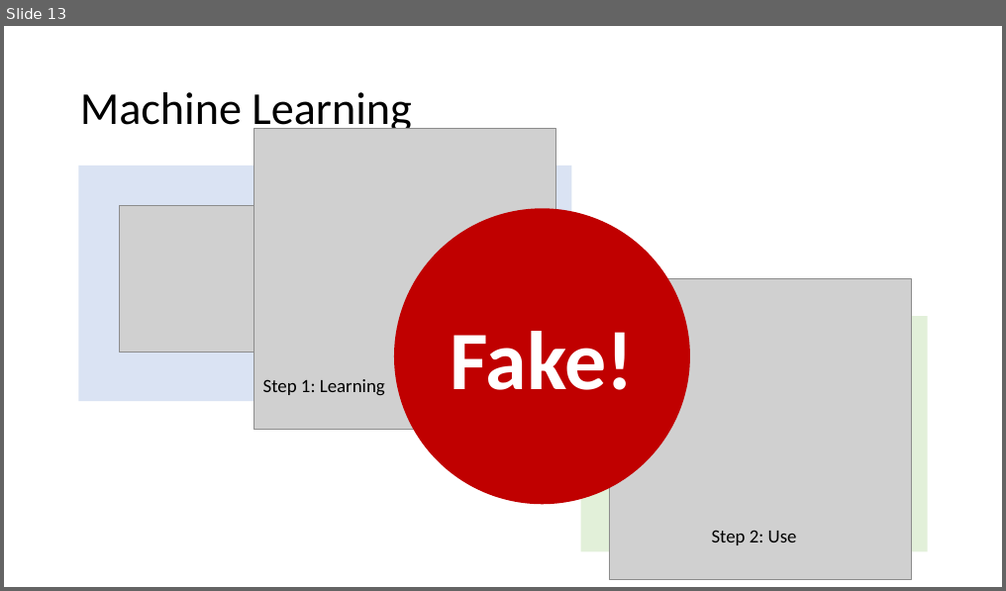
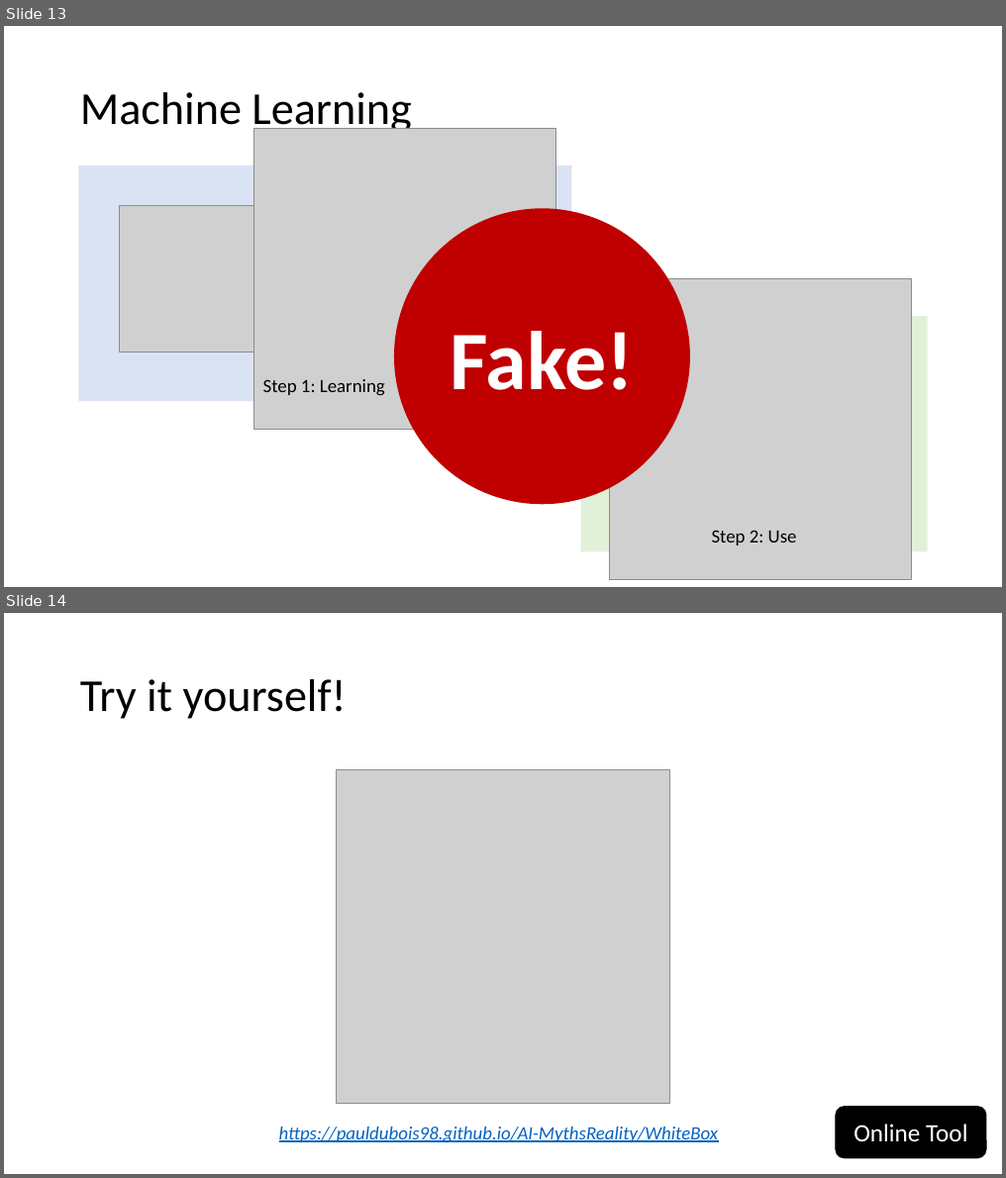
Before and after one commit to PRF-Development/DataAnalysisExtras, a slide deck: WhatIsArtificialIntelligence.pptx. Shown one above the other, each under a label of ours: slide 13 before the commit, slides 13 and 14 after it. The pictures are 1006x591 and 1006x1178 pixels, drawn with LibreOffice and Linux fonts; fonts in the diff are those of the drawing; grey boxes stand for pictures. Boxes give left, top, right and bottom in pixels: in the first picture for what was removed or moved away, otherwise in the second. Text is boxed around its words. In the diff, an @@ line names an element or a change of style, - is before the commit and + after.

Commit message:
TIY 2

```diff
--- a/WhatIsArtificialIntelligence.pptx
+++ b/WhatIsArtificialIntelligence.pptx
@@ slide 14 added at (x1=4, y1=613, x2=1002, y2=1174), background #FFFFFF @@
@@ title added at (x1=80, y1=679, x2=347, y2=719), 44 pt, text #000000 @@
+Try it yourself!
@@ picture added at (x1=337, y1=770, x2=669, y2=1103) @@
@@ rounded rectangle added at (x1=836, y1=1107, x2=986, y2=1158), fill #000000, outline #000000 1 pt, 24 pt, text #FFFFFF @@
+Online Tool
@@ text added at (x1=279, y1=1127, x2=719, y2=1144), 18 pt, text #0563C1, italic, underline @@
+https://pauldubois98.github.io/AI-MythsReality/WhiteBox
```
